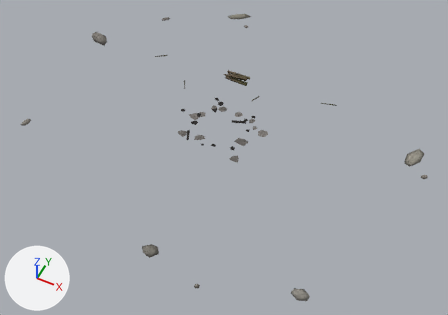
Before and after pictures for a commit that changed the glTF model godot/art/world/props/camp_ground.glb.
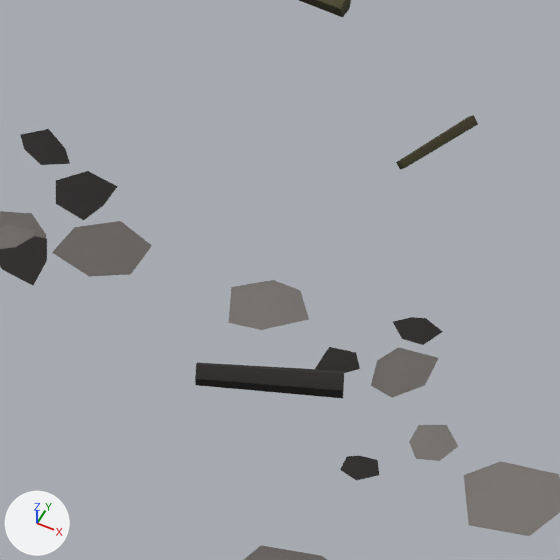
Old and new are each drawn whole from a 50 mm lens placed at (4.75, -9.35, 10.64), pointed at (0.31, -0.48, -0.45) and again close up on the part from 47% to 60% of the width and 27% to 44% of the height. The axes (+X, +Y, +Z) are drawn at lower left. The lights are the same throughout. The first two pictures are the older version. Vertices at exactly the same position are counted once.

In view in the first close-up: 'camp_ground'.
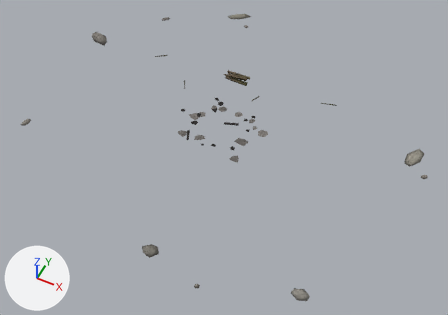
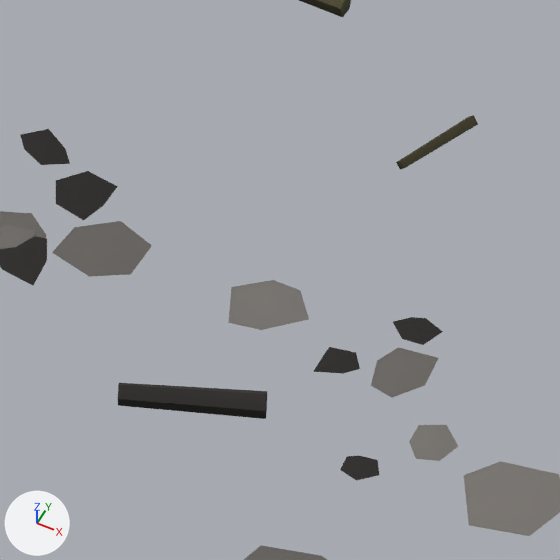
What differs and where, as boxes [x1, y1, x2, y2] in the close-ups (560 x 560 px; the box of a moved part takes in the faces that stretch with it):
part 1 of me_camp_ground, moved or reshaped
    before: [195, 363, 344, 398]
    after: [118, 383, 267, 419]

The change, as a list of edits to the scene's bpy script:
```text
Change me_camp_ground:
    where me_camp_ground.from_pydata(...)  # 424 vertices, 548 faces; spans x -4.67..4.83, y -4.25..4.49, z -0.15..0.41
    used by ob_camp_ground; location = (0.0, 0.0, 0.0)
    me_camp_ground part 1: the loose piece of 10 vertices spanning x 0.13..0.47, y 0.26..0.45, z -0.02..0.05 is moved by (-0.13, -0.15, 0.01)
```
